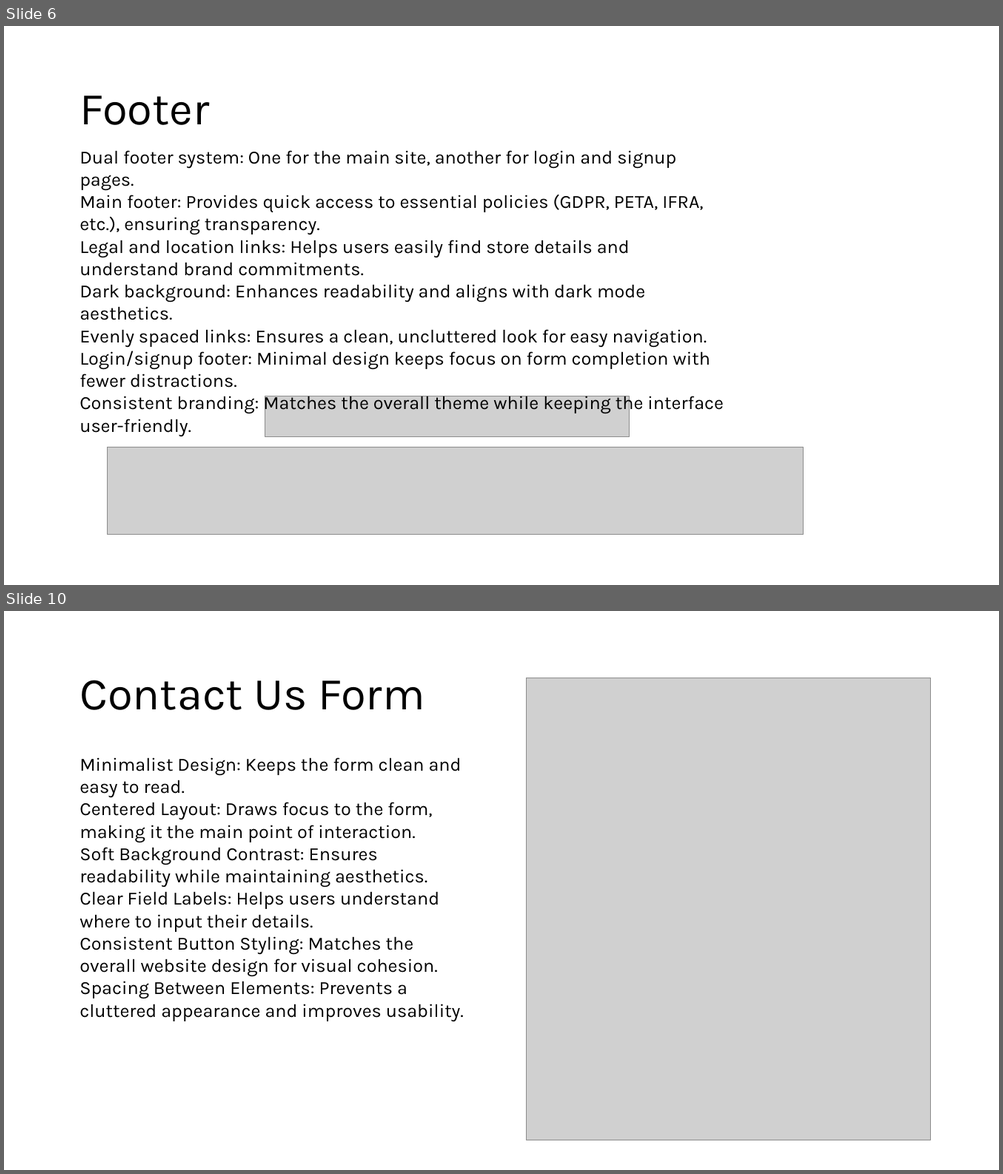
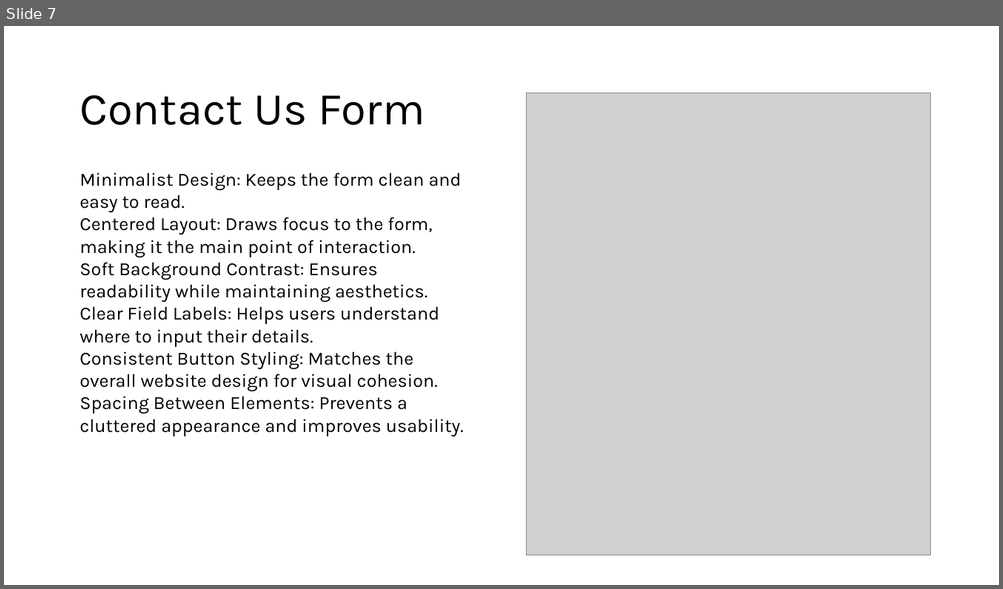
Before and after one commit to Ria-Herwadkar/Perfume-website, a slide deck: Website powerpoint.pptx. Shown one above the other, each under a label of ours: slides 6 and 10 before the commit, slide 7 after it; the slides between them are not shown. The pictures are 1003x1174 and 1003x589 pixels, drawn with LibreOffice and Linux fonts; fonts in the diff are those of the drawing; grey boxes stand for pictures. Boxes give left, top, right and bottom in pixels: in the first picture for what was removed or moved away, otherwise in the second. Text is boxed around its words. In the diff, an @@ line names an element or a change of style, - is before the commit and + after.

```diff
--- a/Website powerpoint.pptx
+++ b/Website powerpoint.pptx
@@ slide 6 removed at [4, 26, 999, 585], background #FFFFFF @@
@@ title removed at [79, 96, 209, 125] @@
-Footer
@@ text removed at [79, 150, 710, 410] @@
-Dual footer system: One for the main site, another for login and signup pages.
-Main footer: Provides quick access to essential policies (GDPR, PETA, IFRA, etc.), ensuring transparency.
-Legal and location links: Helps users easily find store details and understand brand commitments.
-Dark background: Enhances readability and aligns with dark mode aesthetics.
-Evenly spaced links: Ensures a clean, uncluttered look for easy navigation.
-Login/signup footer: Minimal design keeps focus on form completion with fewer distractions.
-Consistent branding: Matches the overall theme while keeping the interface user-friendly.
@@ picture removed at [265, 397, 629, 437] @@
@@ picture removed at [108, 448, 803, 535] @@
@@ what was slide 10 is now slide 7 @@
```
Also in this commit, not shown: 3 slides changed, 4 slides added, 6 other slides removed, 23 other files.
